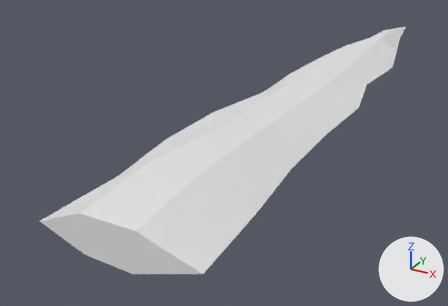
Two versions of the glTF model godot/assets/waffen/modelle/messerklinge/t4_1.glb, one commit apart.
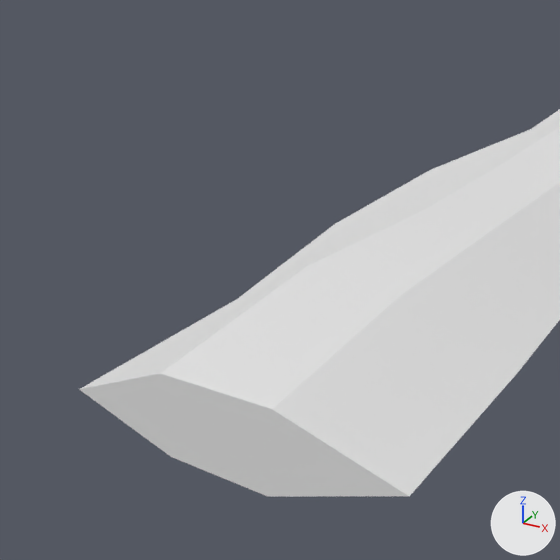
Old and new are each drawn whole from a 50 mm camera at (0.0782, -0.005, 0.0724) aimed at (-0.0244, 0.1816, -0.0209) and again close up on the part from 0% to 62% of the width and 9% to 100% of the height. Lighting does not change. The marker at lower right points along +X, +Y and +Z. The first two pictures are the older version. Vertices at exactly the same position are counted once.

Names of what the first close-up shows: 'messerklinge_t4_1'.
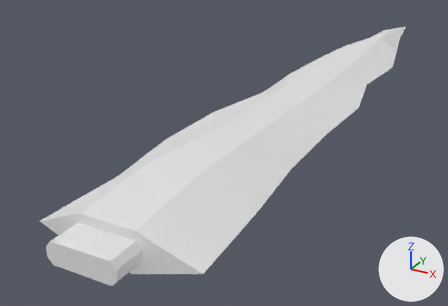
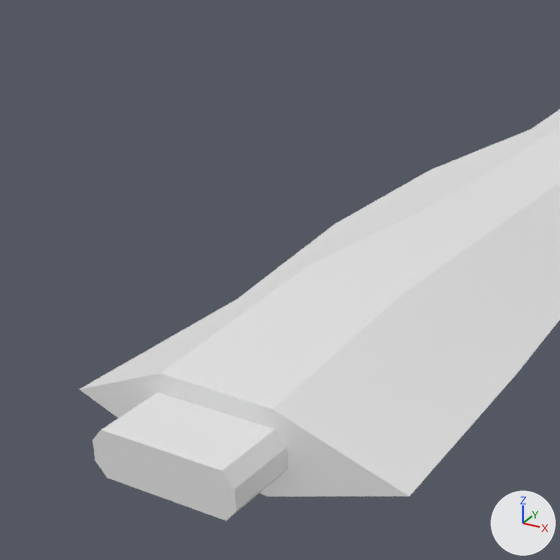
The change, as a diff of the scene's bpy script:
```diff
--- a/godot/assets/waffen/modelle/messerklinge/t4_1.glb.py
+++ b/godot/assets/waffen/modelle/messerklinge/t4_1.glb.py
@@ me_messerklinge_t4_1 @@
 # used by ob_messerklinge_t4_1; location = (0.0, 0.0, 0.0)
-me_messerklinge_t4_1.from_pydata(...)  # 55 vertices, 106 faces; spans x -0.022..0.024, y 0.085..0.336, z -0.007..0.007
+me_messerklinge_t4_1.from_pydata(...)  # 71 vertices, 134 faces; spans x -0.022..0.024, y 0.076..0.336, z -0.007..0.007
+# me_messerklinge_t4_1 part 1: a new loose piece of 16 vertices spanning x -0.009..0.009, y 0.076..0.088, z -0.003..0.003, in mat_eis (white #e7e7e7)
 me_messerklinge_t4_1.materials.append(mat_eis)
```

Changed parts and their boxes (x1, y1, x2, y2) in the close-ups (560 x 560 px):
'messerklinge_t4_1', reshaped
    before: (79, 109, 560, 497)
    after: (79, 109, 560, 521)
part 1 of me_messerklinge_t4_1, added
    after: (92, 392, 289, 521)
